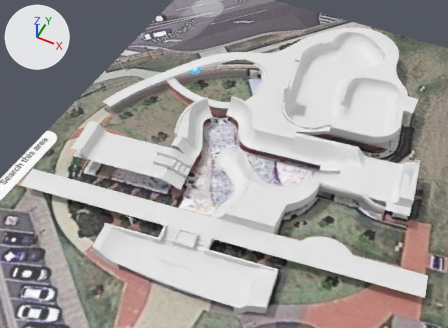
An edit to the Blender file Models/Coffs-Harbor_Main.blend, drawn before and after from the same camera.
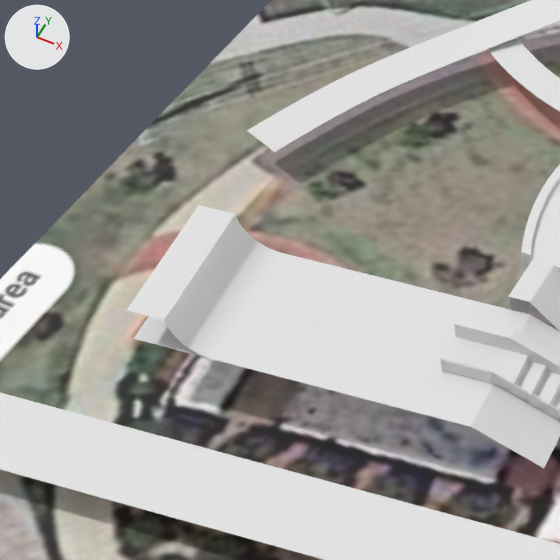
The first picture shows the older version from a 50 mm lens placed at (19.9, -41.2, 65.6), pointed at (-7.8, 14.2, -3.6). The close-ups show both versions on the part from 8% to 41% of the width and 20% to 65% of the height of that picture; other places that the commit changed are outside them. Arrows for +X, +Y and +Z are at upper left; the lights stay in place.
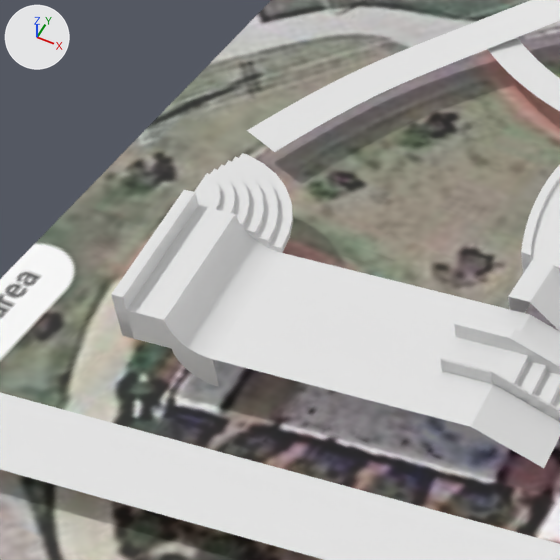
Location of each change, [x1, y1, x2, y2] in pixels of the close-ups (560 x 560 px):
'Plane.002', reshaped (18% taller): before [127, 205, 281, 359]; after [126, 205, 281, 387]
'CurvedSteps_North', added: after [194, 153, 293, 253]
'Plane.017', added: after [111, 190, 198, 339]
part 1 of me_plane_020, added: after [126, 310, 219, 387]

What changed in the scene script:
```text
Change me_plane_020:
    used by ob_plane_002; location = (-25.06, 5.2, 1.28); rotation_euler = (0.0, 0.0, 0.14), in degrees (0, 0, 8)
    remove me_plane_020.from_pydata(...)  # 26 vertices, 12 faces; spans x -0.86..2.34, y -2.9..2.9, z 0.0..1.53
    add me_plane_020.from_pydata(...)  # 52 vertices, 37 faces; spans x -0.86..2.34, y -2.9..2.9, z -1.53..1.53
    me_plane_020 part 1
    20 new vertices lie (0.0, 0.0, -1.53) away from vertices in x -0.86..2.34, y -2.9..2.9, z 0.0..1.53
    6 new vertices lie (0.0, 0.0, -1.52) away from vertices in x 0.86..1.49, y -2.9..2.9, z 0.24..0.89
    25 new faces join them
Add me_circle:
    me_circle.from_pydata(...)  # 127 vertices, 117 faces; spans x -0.5..3.27, y 0.0..4.31, z -0.03..1.5
    me_circle.polygons.foreach_set('use_smooth', [True] * 117)
Add me_plane_026:
    me_plane_026.from_pydata([(-0.51, -2.9, 0.0), (-0.02, -2.9, 0.0), (-0.51, 2.9, 0.0), (-0.02, 2.9, 0.0), (-0.51, 2.9, 2.21), (-0.51, -2.9, 2.21), (-0.02, -2.9, 2.21), (-0.02, 2.9, 2.21), (-0.02, 2.9, 1.53), (-0.02, -2.9, 1.53), (-0.51, -2.9, 1.53), (-0.51, 2.9, 1.53)], [], [(0, 2, 3, 1), (5, 6, 7, 4), (9, 8, 7, 6), (11, 10, 5, 4), (8, 11, 4, 7), (10, 9, 6, 5), (0, 1, 9, 10), (3, 2, 11, 8), (2, 0, 10, 11), (1, 3, 8, 9)])
    me_plane_026.polygons.foreach_set('use_smooth', [True] * 10)
Add ob_curvedsteps_north:
    ob_curvedsteps_north = bpy.data.objects.new('CurvedSteps_North', me_circle)
    ob_curvedsteps_north.location = (-26.32, 7.95, 1.31)
    ob_curvedsteps_north.rotation_euler = (0.0, 0.0, 0.14)  # degrees (0, 0, 8)
Add ob_plane_017:
    ob_plane_017 = bpy.data.objects.new('Plane.017', me_plane_026)
    ob_plane_017.location = (-25.9, 5.09, 1.28)
    ob_plane_017.rotation_euler = (0.0, 0.0, 0.14)  # degrees (0, 0, 8)
    _m = ob_plane_017.modifiers.new('Bevel', 'BEVEL')
    _m.width = 0.028
    _m.width_pct = 0.028
    _m.segments = 2
    _m.limit_method = 'WEIGHT'
    _m.harden_normals = True
```
